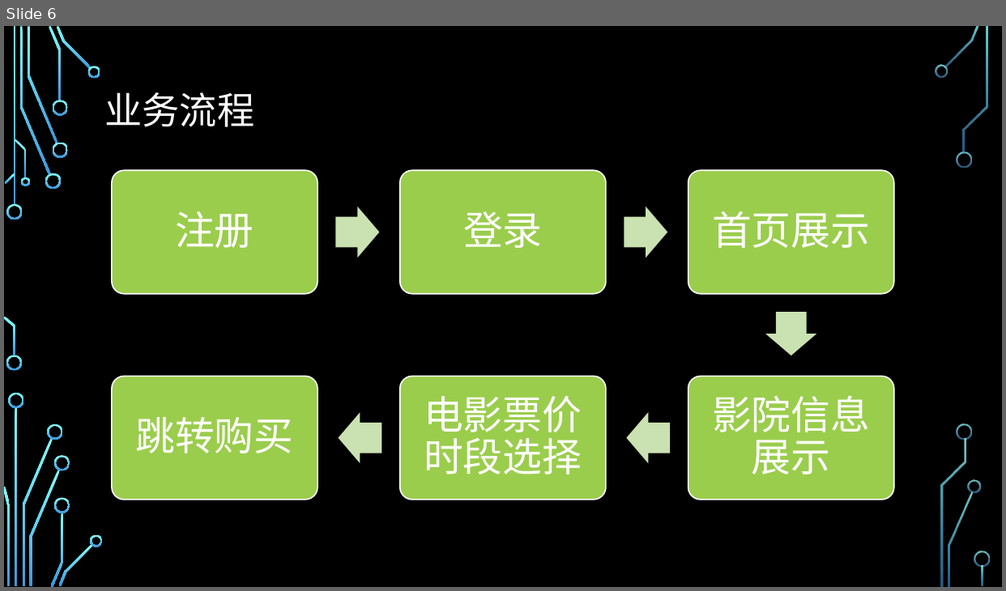
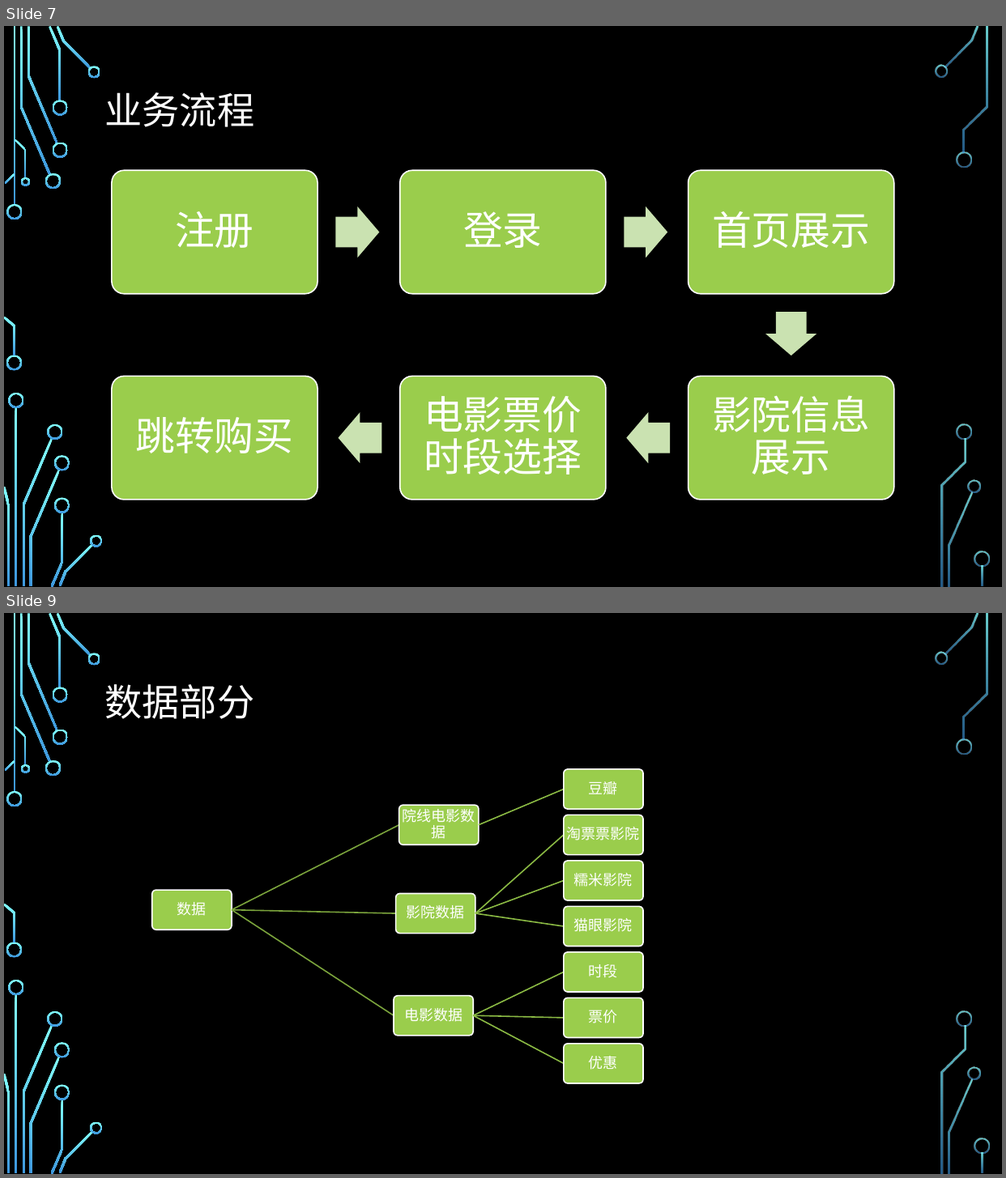
Before and after one commit to python-project-8/movie, a slide deck: 4-2.pptx. Shown one above the other, each under a label of ours: slide 6 before the commit, slides 7 and 9 after it; the slides between them are not shown. The pictures are 1006x591 and 1006x1178 pixels, drawn with LibreOffice and Linux fonts; fonts in the diff are those of the drawing; background and template pictures are left out. Boxes give left, top, right and bottom in pixels: in the first picture for what was removed or moved away, otherwise in the second. Text is boxed around its words. In the diff, an @@ line names an element or a change of style, - is before the commit and + after.

```diff
--- a/4-2.pptx
+++ b/4-2.pptx
@@ slide 9 added at [4,613,1002,1174], background picture (left out); not listed: 36 template elements that a slide beside it also shows @@
@@ title added at [105,684,255,719], 36 pt, text #FFFFFF @@
+数据部分
@@ group added at [152,769,643,1084]: 11 rounded rectangles, 11 texts, 10 freeform shapes @@
+数据
+院线电影数据
+豆瓣
+影院数据
+淘票票影院
+糯米影院
+猫眼影院
+电影数据
+时段
+票价
+优惠
@@ what was slide 6 is now slide 7 @@
```
Also in this commit, not shown: 3 other slides added, 3 other files.
